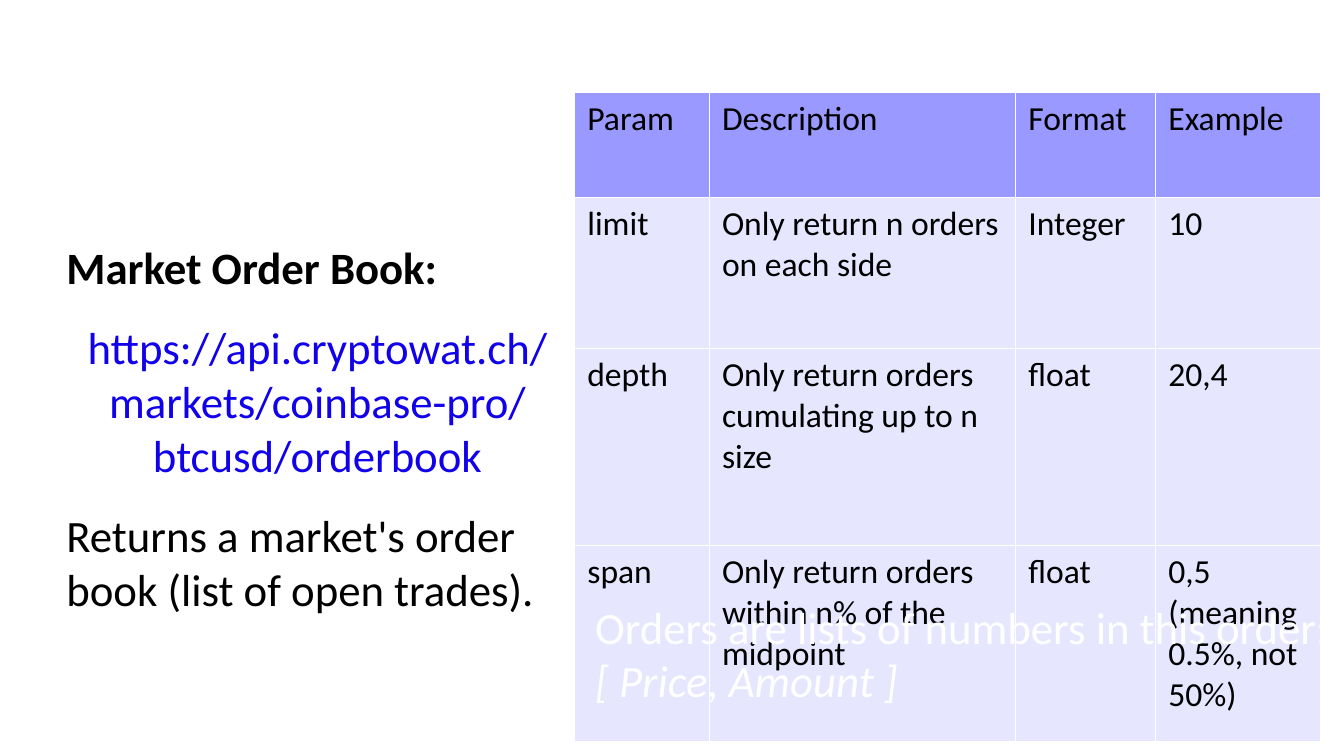
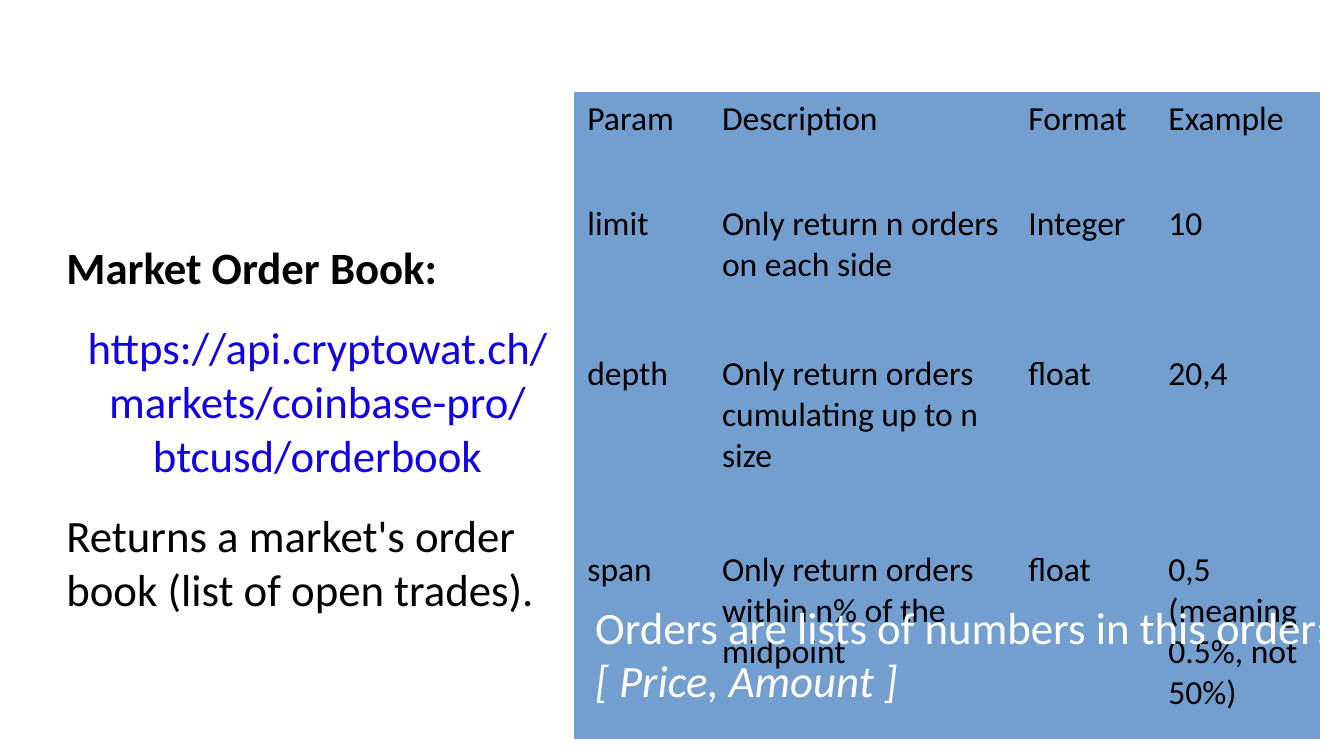
Before and after one commit to GabriM97/CryptoWolf, a slide deck: slide 13 of Student Presentation/Student_Presentation.odp. Drawn at 1344x756 pixels with LibreOffice and Linux fonts; fonts in the diff are those of the drawing; background and template pictures are left out. Boxes give left, top, right and bottom in pixels: in the first picture for what was removed or moved away, otherwise in the second. Text is boxed around its words. In the diff, an @@ line names an element or a change of style, - is before the commit and + after.

```diff
--- a/Student Presentation/Student_Presentation.odp
+++ b/Student Presentation/Student_Presentation.odp
@@ table at [574, 91, 1320, 713] @@
@@ fill #9999FF to #729FCF in row 1 @@
@@ fill #E6E6FF to #729FCF in 12 cells @@
@@ borders changed @@
```
Also in this commit, not shown: 7 other slides changed, 1 slide added, 2 other files.
